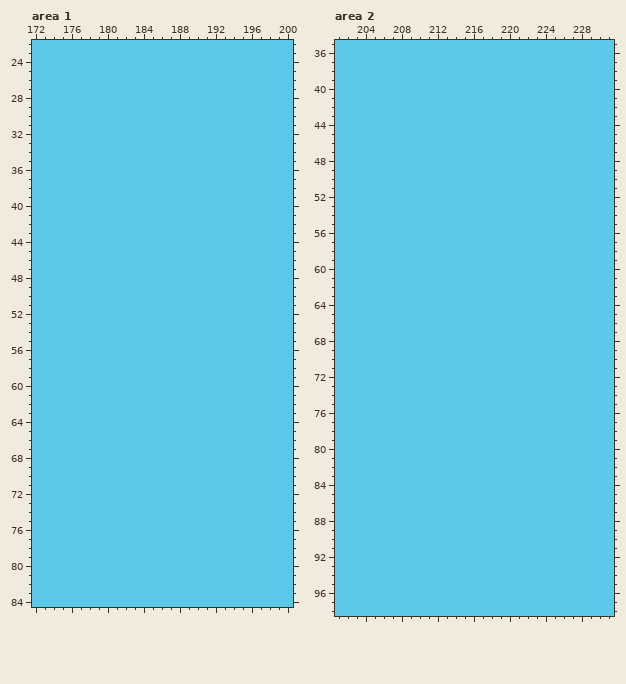
Pixel-art file -- assets/draft/style guide.aseprite. Above is the file before it was changed.
640x360 pixels, 1 frame. Colours within 5 levels of each other are drawn and written as one. Shown: area 1: x 172..200, y 22..84; area 2: x 201..231, y 35..98.
Once edited:
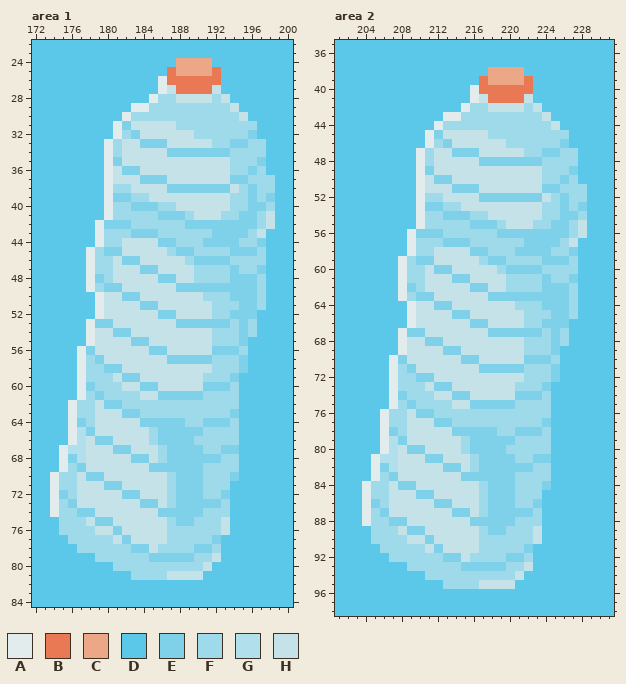
Palette (. is transparent): A #e2eced  B #e97955  C #eca786  D #5bc7e9  E #7fd1ea  F #9fdaeb  G #b1dfec  H #c4e2e8
From old to new:
Changed rows in their new state; - is an unchanged pixel.
Area 1, layer "Layer 7":
first column x 174:
24 --------------CCCC-------
25 -------------BCCCCB------
26 ------------ABBBBBB------
27 ------------AHBBBBH------
28 -----------AFFHHHHFH-----
29 ---------AAFFFFFFFFFH----
30 --------AFFFFFFFFFFFFH---
31 -------AEHHHHHFFFFFFFFF--
32 -------AFEHHHHHHFFFFFFE--
33 ------AFHHEEEHHHHHFFEEFF-
34 ------AFHHHHHEEEEEEEFFFF-
35 ------AEHHHHHHHHHHHHFFFE-
36 ------AHEEHHHHHHHHHHFFEF-
37 ------AHHHEEEHHHHHHHEEFFF
38 ------AFFHHHHEEEEEEEHFEFF
39 ------AEEFFHHHHHHHHHFFEFE
40 ------AFFEEEFFHHHHHHFFEEF
41 ------AFFFFFEEEFHHHFFEEFH
42 -----AEEEFFFFFFEEEEEEEEFH
43 -----AFFFEEEFFFFFFEEEEFH-
44 -----AFFHHHHEEFFFEEEEFFE-
45 ----AFEEHHHHHFEEFFFFEEEF-
46 ----AFFHEEHHHHHFEEEEFFFF-
47 ----AFFHHHEEHHHHFFFFEFFE-
48 ----AEFHHHHHEEHHFFFFEEEF-
49 ----AFEEHHHHHHEEEEEEEEEF-
50 -----AHHEEHHHHHHHFFFEEEF-
51 -----AHHHHEEHHHHHHFFFEEF-
52 -----AHHHHHHEEHHHHFFEEE--
53 ----AEEHHHHHHHEEEEEEFEF--
54 ----AHHEEHHHHHHHHHFFFEF--
55 ----AHHHHEEHHHHHHHFFFE---
56 ---AEHHHHHHEEHHHHHEEEF---
57 ---AFEHHHHHHHEEEEEFFFE---
58 ---AFFEEHHHHHHHHHHFFFE---
59 ---AFFFHEEHHHHHHHFFFE----
60 ---AEFFFHHEEHHHHHEEEF----
61 ---AFEFFFFHHEEEEEFFFF----
62 --AFFHEEFFFFFFFFFFFFF----
63 --AFFHHHEEFFFFFFFFFFE----
64 --AEFHHHHHEEEEEFFEEEF----
65 --AGEHHHHHHFEEEEEFFFF----
66 --AGHEEHHHHFEEEEFFFFF----
67 -AGGHHHEEHHHFEEEEFFEE----
68 -AEGHHHHHEEHFEEEEEEFF----
69 -AFEHHHHHHHEEEEEEFFFF----
70 AFFHEEHHHHHHHFEEEFFFE----
71 AFFHHHEEHHHHHFEEEFFF-----
72 AEFHHHHHEEHHHFEEEFFE-----
73 AFEHHHHHHHEEHFEEEEEF-----
74 AFFEEHHHHHHHEEEEEFFF-----
75 -FFFHEEHHHHHHFEEFFFH-----
76 -FFFFHHEHHHHHFFFFFFH-----
77 --FFFFFHEHHHHFFFFFE------
78 ---FFFFFFEEHFFFFEEF------
79 -----FFFFFFEEEEEFFH------
80 -------FFFFFFFFFFH-------
81 ---------FFFFHHHH--------
Area 2, layer "Layer 7":
first column x 204:
38 --------------CCCC-------
39 -------------BCCCCB------
40 ------------ABBBBBB------
41 ------------AHBBBBH------
42 -----------AFFHHHHFH-----
43 ---------AAFFFFFFFFFH----
44 --------AFFFFFFFFFFFFH---
45 -------AEHHHHHFFFFFFFFF--
46 -------AFEHHHHHHFFFFFFE--
47 ------AFHHEEEHHHHHFFEEFF-
48 ------AFHHHHHEEEEEEEFFFF-
49 ------AEHHHHHHHHHHHHFFFE-
50 ------AHEEHHHHHHHHHHFFEF-
51 ------AHHHEEEHHHHHHHEEFFF
52 ------AFFHHHHEEEEEEEHFEFF
53 ------AEEFFHHHHHHHHHFFEFE
54 ------AFFEEEFFHHHHHHFFEEF
55 ------AFFFFFEEEFHHHFFEEFH
56 -----AEEEFFFFFFEEEEEEEEFH
57 -----AFFFEEEFFFFFFEEEEFH-
58 -----AFFHHHHEEFFFEEEEFFE-
59 ----AFEEHHHHHFEEFFFFEEEF-
60 ----AFFHEEHHHHHFEEEEFFFF-
61 ----AFFHHHEEHHHHFFFFEFFE-
62 ----AEFHHHHHEEHHFFFFEEEF-
63 ----AFEEHHHHHHEEEEEEEEEF-
64 -----AHHEEHHHHHHHFFFEEEF-
65 -----AHHHHEEHHHHHHFFFEEF-
66 -----AHHHHHHEEHHHHFFEEE--
67 ----AEEHHHHHHHEEEEEEFEF--
68 ----AHHEEHHHHHHHHHFFFEF--
69 ----AHHHHEEHHHHHHHFFFE---
70 ---AEHHHHHHEEHHHHHEEEF---
71 ---AFEHHHHHHHEEEEEFFFE---
72 ---AFFEEHHHHHHHHHHFFFE---
73 ---AFFFHEEHHHHHHHFFFE----
74 ---AEFFFHHEEHHHHHEEEF----
75 ---AFEFFFFHHEEEEEFFFF----
76 --AFFHEEFFFFFFFFFFFFF----
77 --AFFHHHEEFFFFFFFFFFE----
78 --AEFHHHHHEEEEEFFEEEF----
79 --AGEHHHHHHFEEEEEFFFF----
80 --AGHEEHHHHFEEEEFFFFF----
81 -AGGHHHEEHHHFEEEEFFEE----
82 -AEGHHHHHEEHFEEEEEEFF----
83 -AFEHHHHHHHEEEEEEFFFF----
84 AFFHEEHHHHHHHFEEEFFFE----
85 AFFHHHEEHHHHHFEEEFFF-----
86 AEFHHHHHEEHHHFEEEFFE-----
87 AFEHHHHHHHEEHFEEEEEF-----
88 AFFEEHHHHHHHEEEEEFFF-----
89 -FFFHEEHHHHHHFEEFFFH-----
90 -FFFFHHEHHHHHFFFFFFH-----
91 --FFFFFHEHHHHFFFFFE------
92 ---FFFFFFEEHFFFFEEF------
93 -----FFFFFFEEEEEFFH------
94 -------FFFFFFFFFFH-------
95 ---------FFFFHHHH--------
